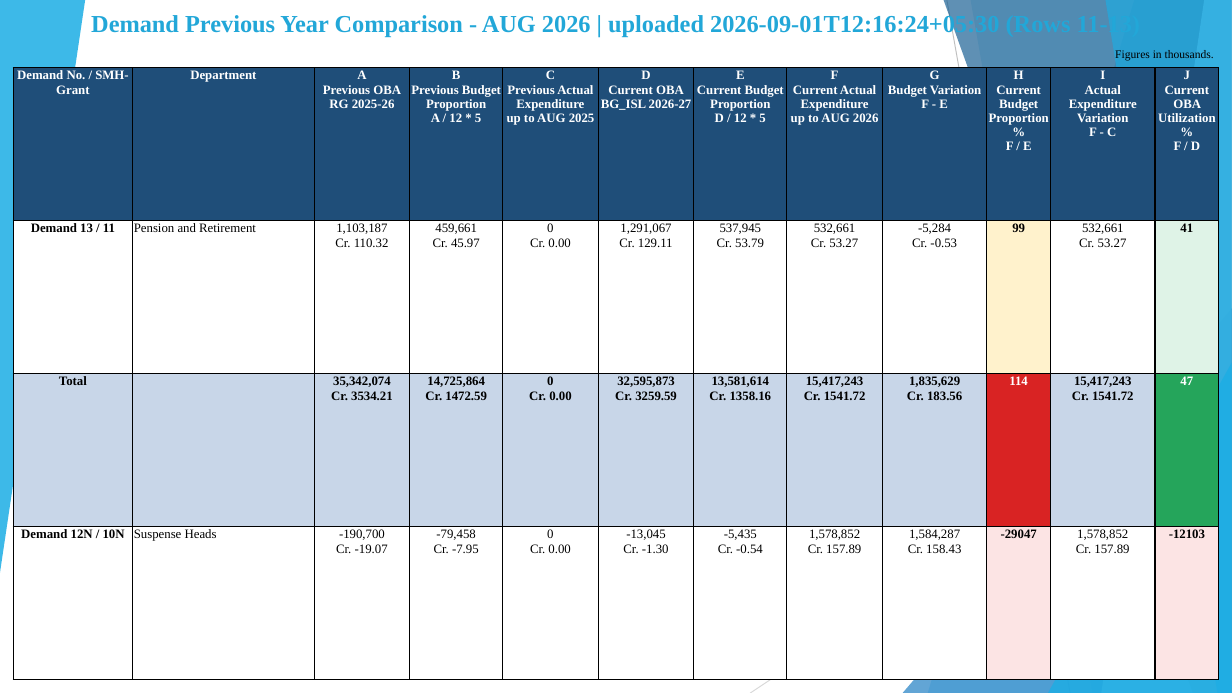
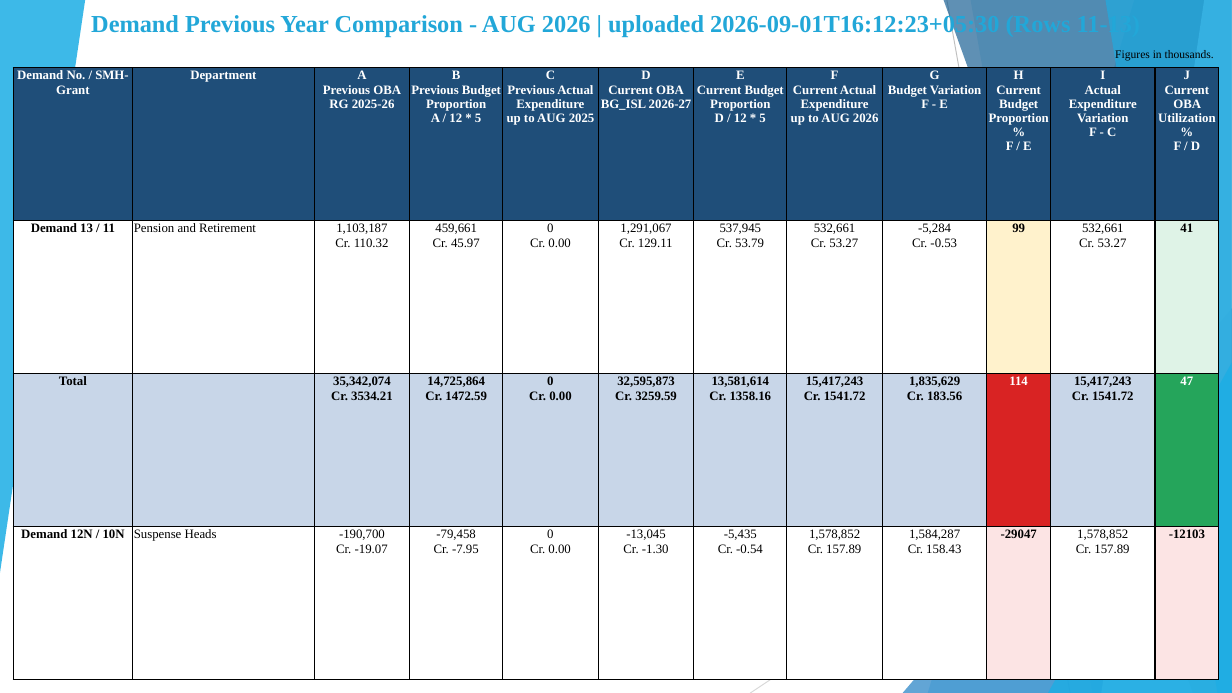
Before and after one commit to girishtiwari007/MB-BUDGET, a slide deck: slide 13 of exports/Moradabad_Division_Current_Year_Budget_Analysis.pptx. Drawn at 1232x693 pixels with LibreOffice and Linux fonts; fonts in the diff are those of the drawing. Boxes give left, top, right and bottom in pixels: in the first picture for what was removed or moved away, otherwise in the second. Text is boxed around its words. In the diff, an @@ line names an element or a change of style, - is before the commit and + after.

```diff
--- a/exports/Moradabad_Division_Current_Year_Budget_Analysis.pptx
+++ b/exports/Moradabad_Division_Current_Year_Budget_Analysis.pptx
@@ text at [91,13,999,387]: text changed @@
-Demand Previous Year Comparison - AUG 2026 | uploaded 2026-09-01T12:16:24+05:30 (Rows 11-13)
+Demand Previous Year Comparison - AUG 2026 | uploaded 2026-09-01T16:12:23+05:30 (Rows 11-13)
```
Also in this commit, not shown: 11 other slides changed, 39 other files.
